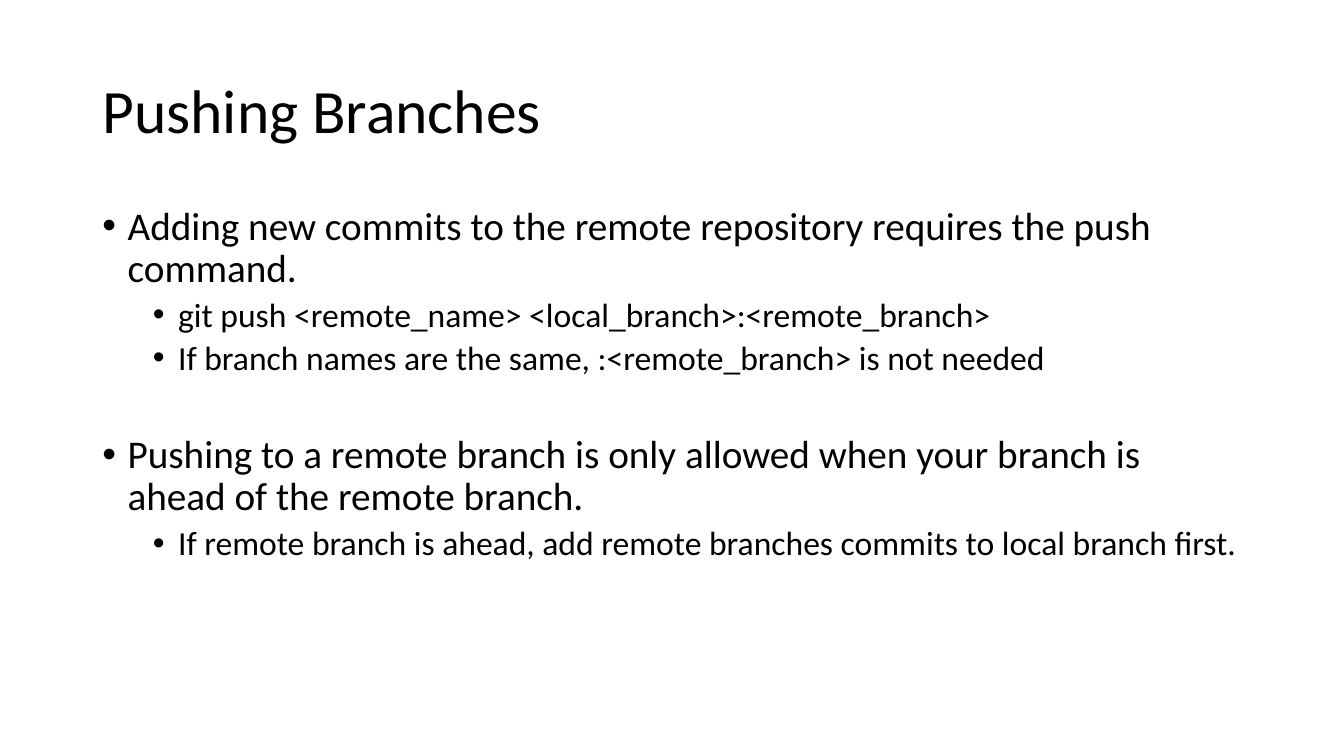
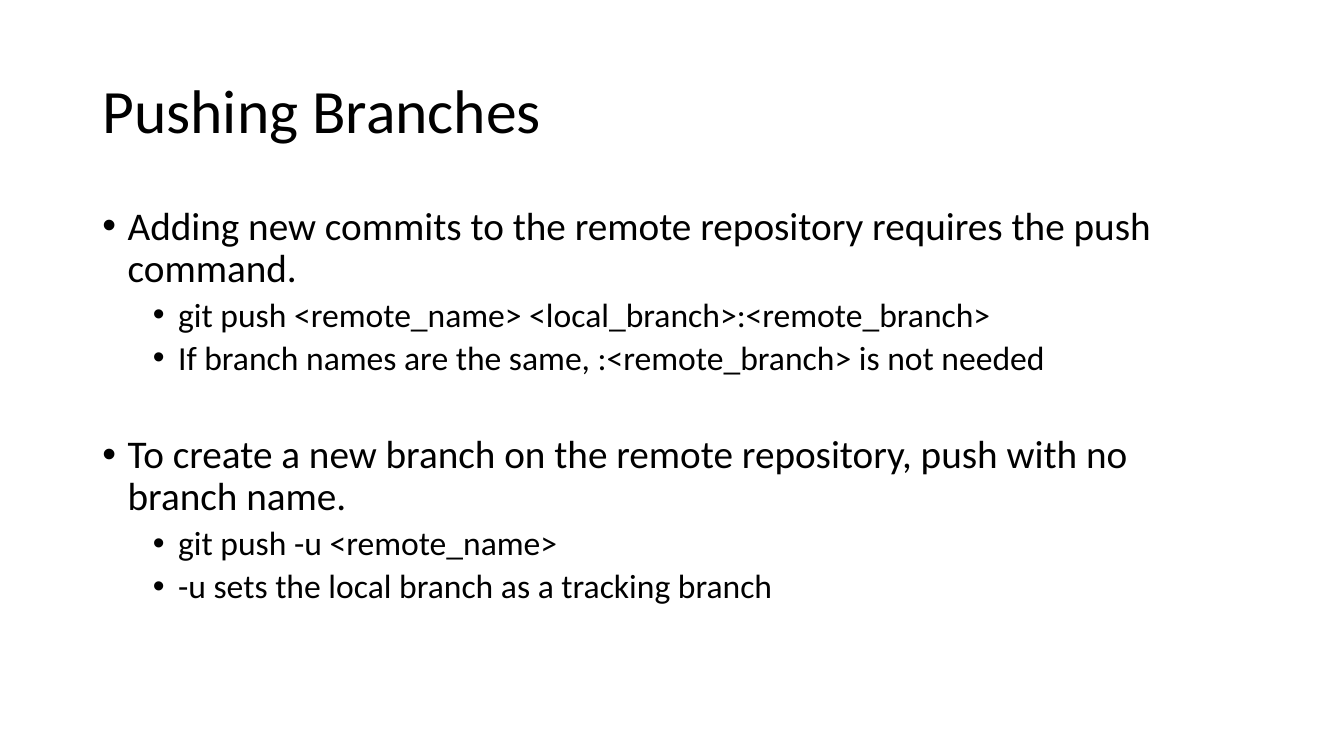
Before and after one commit to sabingautam16/git, a slide deck: slide 21 of Git.pptx. Drawn at 1344x756 pixels with LibreOffice and Linux fonts; fonts in the diff are those of the drawing. Boxes give left, top, right and bottom in pixels: in the first picture for what was removed or moved away, otherwise in the second. Text is boxed around its words. In the diff, an @@ line names an element or a change of style, - is before the commit and + after.

Commit message:
changed remote slides

```diff
--- a/Git.pptx
+++ b/Git.pptx
@@ text at [128,440,1127,604]: text changed @@
-• Pushing to a remote branch is only allowed when your branch is ahead of the remote branch.
-  • If remote branch is ahead, add remote branches commits to local branch first.
+• To create a new branch on the remote repository, push with no branch name.
+  • git push -u <remote_name>
+  • -u sets the local branch as a tracking branch
```
Also in this commit, not shown: 2 other slides changed, 1 slide added.
